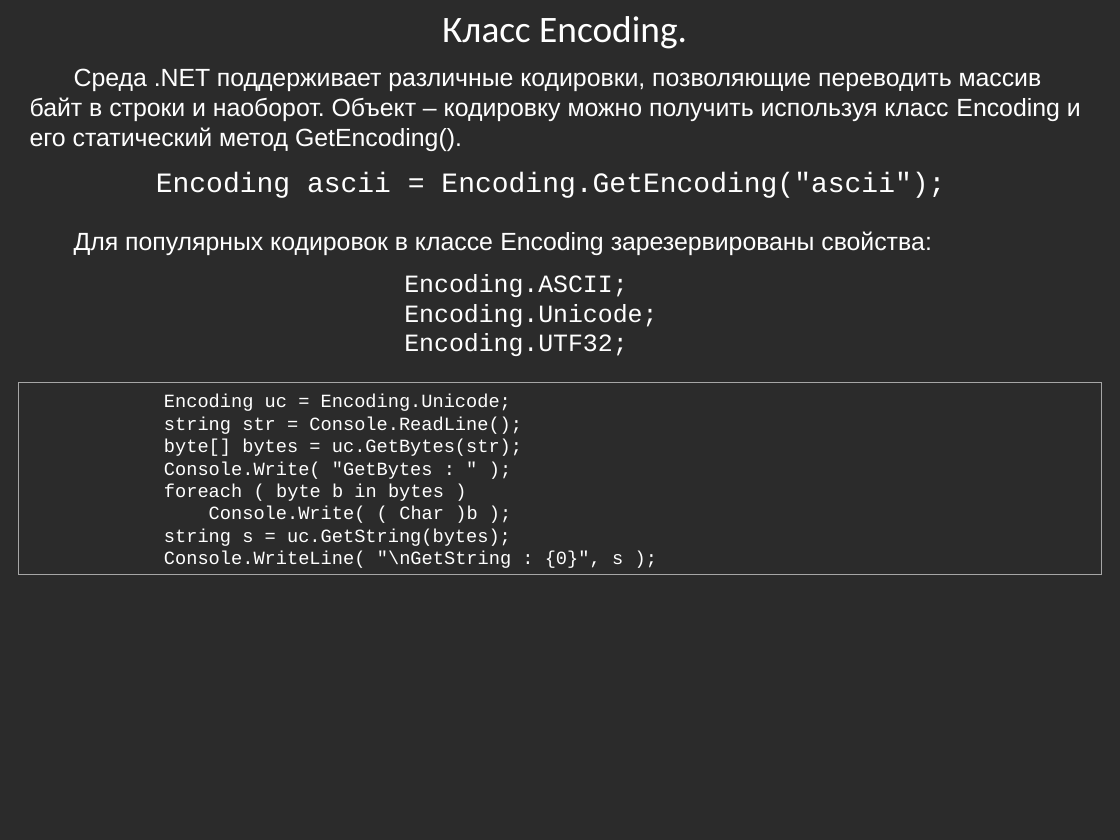
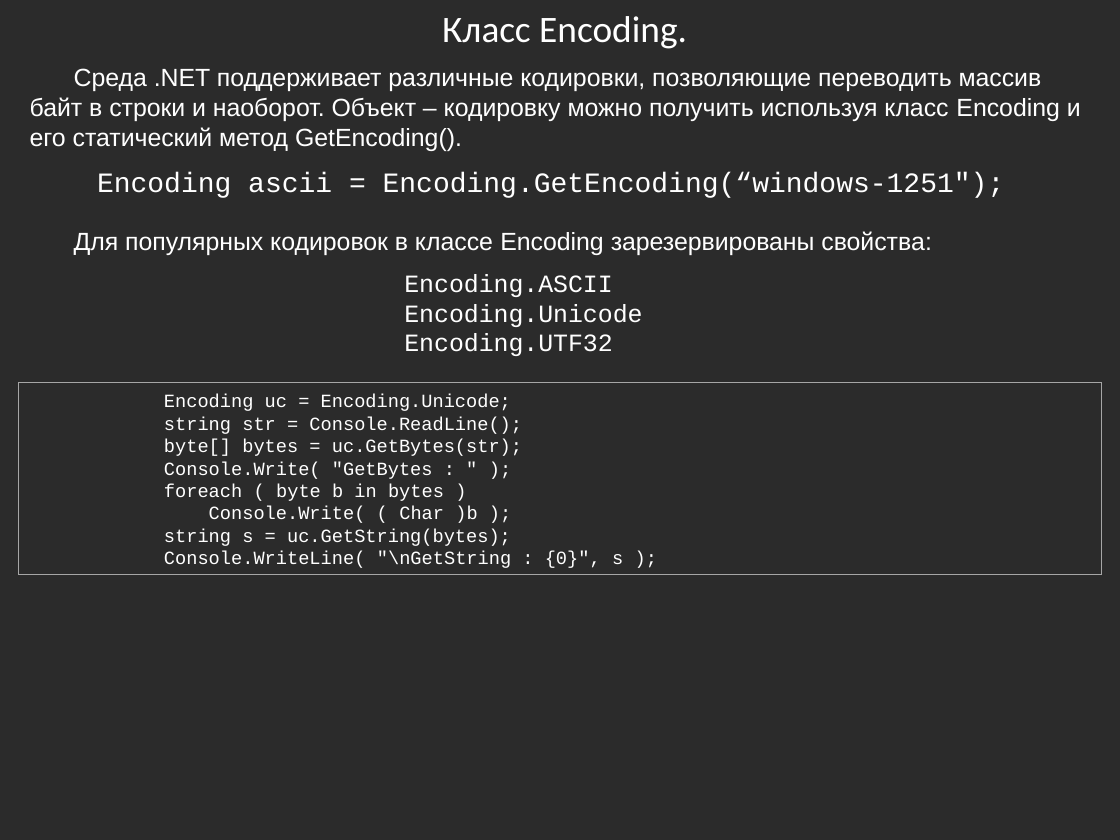
Before and after one commit to bazile/Training, a slide deck: slide 13 of Presentation/lesson-03.pptx. Drawn at 1120x840 pixels with LibreOffice and Linux fonts; fonts in the diff are those of the drawing; background and template pictures are left out; a plain dark background stands for a picture behind light text. Boxes give left, top, right and bottom in pixels: in the first picture for what was removed or moved away, otherwise in the second. Text is boxed around its words. In the diff, an @@ line names an element or a change of style, - is before the commit and + after.

Commit message:
About GetEncodings() method

```diff
--- a/Presentation/lesson-03.pptx
+++ b/Presentation/lesson-03.pptx
@@ text at (97,172,1005,198): text changed @@
-Encoding ascii = Encoding.GetEncoding("ascii");
+Encoding ascii = Encoding.GetEncoding(“windows-1251");
@@ text at (404,274,642,356): text changed @@
-Encoding.ASCII;
-Encoding.Unicode;
-Encoding.UTF32;
+Encoding.ASCII
+Encoding.Unicode
+Encoding.UTF32
```
Also in this commit, not shown: 1 slide added.
